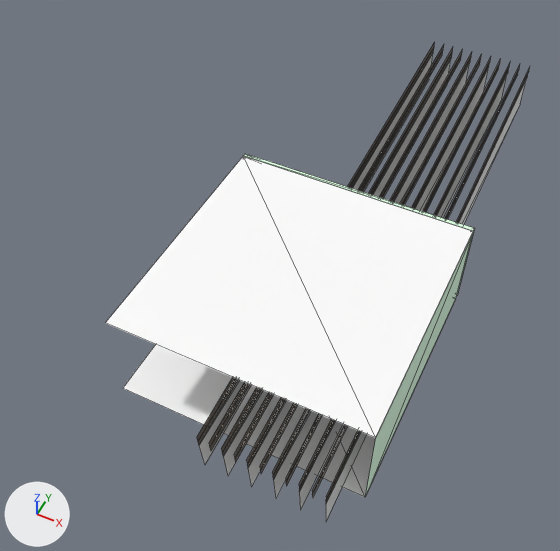
The glTF model src/viz/models/mornings/house.glb: old version first, new version second.
Both versions are drawn from a 50 mm camera at (47.0, -103.3, 151.7) aimed at (-12.9, 16.4, 2.0). Lighting does not change. The marker at lower left points along +X, +Y and +Z. Mesh edges are drawn as thin lines. Where no turn or scale is listed for an object, it has been applied to the vertices. Vertices at the same position are counted once.

Names of what the first picture shows: 'god_rays_bottom', 'god_rays_top', 'house_ceiling', 'house_floor', 'house_walls'.
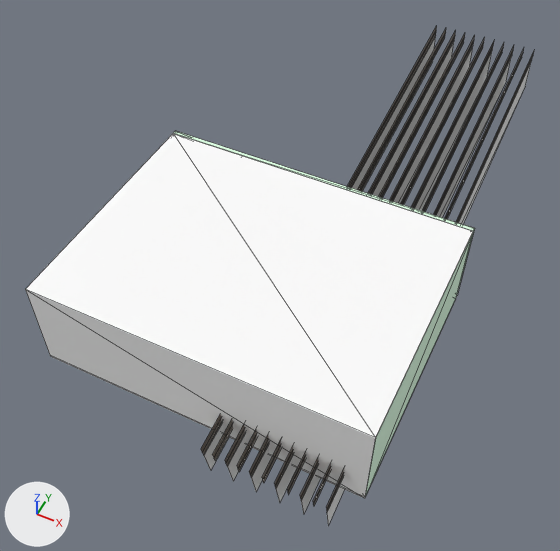
Changed parts and their boxes (x1, y1, x2, y2) in the pictures (560 x 551 px; the box of a moved part takes in the faces that stretch with it):
'house_ceiling', reshaped (22% wider, 29% taller)
    before: (106, 156, 473, 438)
    after: (25, 133, 473, 498)
'god_rays_top', turned
    before: (197, 42, 530, 503)
    after: (201, 26, 534, 511)
'god_rays_bottom', turned
    before: (199, 54, 527, 520)
    after: (204, 36, 531, 525)
'house_floor', reshaped (not visible afterwards)
    before: (123, 345, 376, 497)
'house_walls', reshaped (30% wider, 7% taller)
    before: (244, 154, 475, 496)
    after: (174, 131, 475, 496)
part 1 of me_cube_001, moved or reshaped
    before: (244, 154, 475, 231)
    after: (174, 131, 475, 231)

Patch to the scene script:
```diff
--- a/src/viz/models/mornings/house.glb.py
+++ b/src/viz/models/mornings/house.glb.py
@@ me_cube_001 @@
 # used by ob_house_walls; location = (-0.1, 0.1, 30.9)
-me_cube_001.from_pydata(...)  # 18 vertices, 36 faces; spans x -30.1..30.1, y -30.1..31.2, z -30.1..-6.0
+me_cube_001.from_pydata(...)  # 20 vertices, 38 faces; spans x -50.9..30.1, y -30.1..31.2, z -30.1..-6.0
+# me_cube_001 part 1
+# 2 vertices are removed from x -30.1, y 31.2, z -30.1..-6.0
+# 17 faces are deleted
+# 4 vertices are added at (-50.9, 30.1, -30.1), (-50.9, 30.1, -6.0), (-50.9, 31.2, -6.0), (-50.9, 31.2, -30.1)
+# 19 new faces join them
 me_cube_001.materials.append(mat_house_walls_mat)
@@ me_cube_140 @@
 me_cube_140.from_pydata(...)  # 4 vertices, 2 faces; spans x -30.1..30.1, y -30.1..30.1, z -30.1
 # used by ob_house_floor; location = (-0.1, 0.1, 30.9)
-me_cube_140.vertices[1].co = (-30.1, 30.1, -30.1)
-me_cube_140.vertices[3].co = (-30.1, -30.1, -30.1)  # pixel (122, 388)
+# me_cube_140 part 2
+me_cube_140.vertices[1].co = (-50.8, 30.1, -30.1)
+me_cube_140.vertices[3].co = (-50.8, -30.1, -30.1)  # pixel (50, 355)
 me_cube_140.materials.append(mat_house_ceiling_mat)
@@ me_cube_141 @@
 me_cube_141.from_pydata(...)  # 4 vertices, 2 faces; spans x -30.1..30.1, y -30.1..30.1, z -6.0
 # used by ob_house_ceiling; location = (-0.1, 0.1, 30.9)
 # verts and faces of me_cube_141; kept vertices keep their numbers, new ones are numbered from 4
 # before: 0 (30.1, -30.1, -6.0) at pixel (375, 437), 1 (-30.1, 30.1, -6.0) at pixel (243, 155), 2 (30.1, 30.1, -6.0) at pixel (473, 231), 3 (-30.1, -30.1, -6.0) at pixel (105, 322)
+# me_cube_141 part 3
+delete_vertices([1, 3])  # with the faces that use them
+verts[4] = (-50.9, 30.1, -6.0)  # pixel (173, 133)
+verts[5] = (-50.9, -30.1, -6.0)  # pixel (25, 289)
+verts[6] = (-50.9, -30.1, -30.4)  # pixel (50, 356)
+verts[7] = (-50.9, 30.1, -30.4)
+verts[8] = (30.1, -30.1, -30.6)  # pixel (364, 498)
+verts[9] = (-50.9, -30.1, -30.6)  # pixel (50, 356)
+faces += [(0, 4, 2), (0, 5, 4), (4, 6, 7), (4, 5, 6), (5, 8, 9), (0, 8, 5)]
 me_cube_141.materials.append(mat_house_ceiling_mat)
@@ ob_god_rays_bottom @@
 ob_god_rays_bottom.location = (-3.1, 30.0, 19.1)
-ob_god_rays_bottom.rotation_euler = (0.0907, 0.0, 0.0)  # degrees (5.2, 0, 0)
+ob_god_rays_bottom.rotation_euler = (0.175, 0.0, 0.0)  # degrees (10, 0, 0)
 ob_god_rays_bottom.scale = (0.674, 0.179, 0.654)
@@ ob_god_rays_top @@
 ob_god_rays_top.location = (-3.1, 30.7, 19.2)
-ob_god_rays_top.rotation_euler = (0.0908, 0.0, 0.0)  # degrees (5.2, 0, 0)
+ob_god_rays_top.rotation_euler = (0.175, 0.0, 0.0)  # degrees (10, 0, 0)
 ob_god_rays_top.scale = (0.674, 0.179, 0.654)
```
